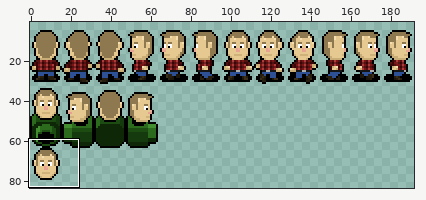
File history of a sprite sheet, game/assets/images/players/jeff.png. Above: a wide view before the commit, with the close-up outlined.
Close-up. First the earlier version:
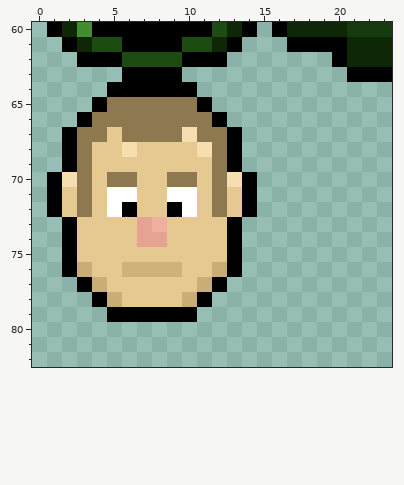
The file is 192x96 pixels. Colours within 5 levels of each other are drawn and written as one. Shown: x 0..23, y 60..82. The wide view leaves out empty margins. The commit also changed other parts of the picture, which this record leaves out.
Once edited:
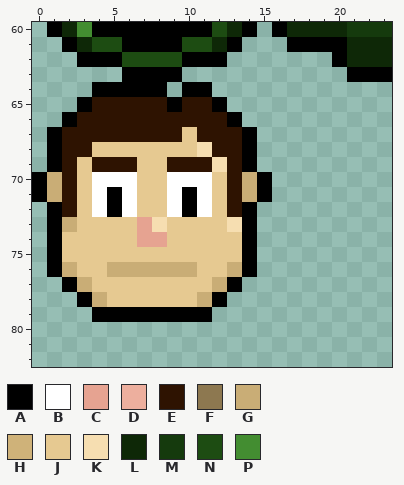
Palette (. is transparent): A #000000  B #ffffff  C #e6a391  D #edaf9e  E #2e1301  F #8d7850  G #c9ad76  H #cfb279  J #e6c991  K #f6deb1  L #0e2807  M #153a0d  N #1d4c12  P #438d31
The edit:
There is now colour A in row 64 at x 4 and 11; in row 65 at x 3 and 12; in row 66 at x 2 and 13; in rows 67 to 69 at x 1 and 14; in rows 70 to 71 at x 0 and 15; in rows 73 to 76 at x 1 and 14.
There is now colour A in row 77 at x 2 and 13; in row 78 at x 3 and 12; in row 79 at x 4 and 11.
The edit turns colour B into colour A in rows 71 to 72 at x 5 and 10.
The edit turns colour F into colour A in row 65 at x 9.
The edit turns colour A into colour B in row 72 at x 6 and 9.
The edit turns colour F into colour B in row 70 at x 5 to 6 and 9 to 10.
The edit turns colour J into colour B in rows 70 to 72 at x 4 and 11.
The edit turns colour A into colour E in row 65 at x 4 and 11; in row 66 at x 3 and 12; in rows 67 to 69 at x 2 and 13.
The edit turns colour F into colour E in row 65 at x 5 to 8 and 10; in row 66 at x 4 to 11; in row 67 at x 3 to 4, 6 to 9 and 11 to 12; in row 68 at x 3 and 12.
The edit turns colour J into colour E in row 67 at x 5; in row 69 at x 4 to 6 and 9 to 11; in rows 71 to 72 at x 2 and 13.
The edit turns colour K into colour E in row 70 at x 2 and 13.
The edit turns colour A into colour G in rows 70 to 71 at x 1 and 14; in row 73 at x 2; in row 76 at x 2 and 13; in row 77 at x 3 and 12; in row 78 at x 4 and 11.
The edit turns colour H into colour G in row 76 at x 6 to 9.
The edit turns colour J into colour G in row 76 at x 5 and 10.
The edit turns colour A into colour J in rows 74 to 75 at x 2 and 13.
The edit turns colour F into colour J in row 69 at x 3; in rows 70 to 72 at x 3 and 12.
The edit turns colour G into colour J in row 76 at x 3 and 12; in row 77 at x 4 and 11; in row 78 at x 5 and 10.
The edit turns colour K into colour J in row 67 at x 10; in row 68 at x 6.
The edit turns colour A into colour K in row 73 at x 13.
The edit turns colour D into colour K in row 73 at x 8.
The edit turns colour F into colour K in row 69 at x 12.
The edit erases colour A in row 64 at x 9.
Boxes around the changes in both close-ups, in picture pixels (x1, y1, x2, y2):
changed: (32, 82, 272, 322)
